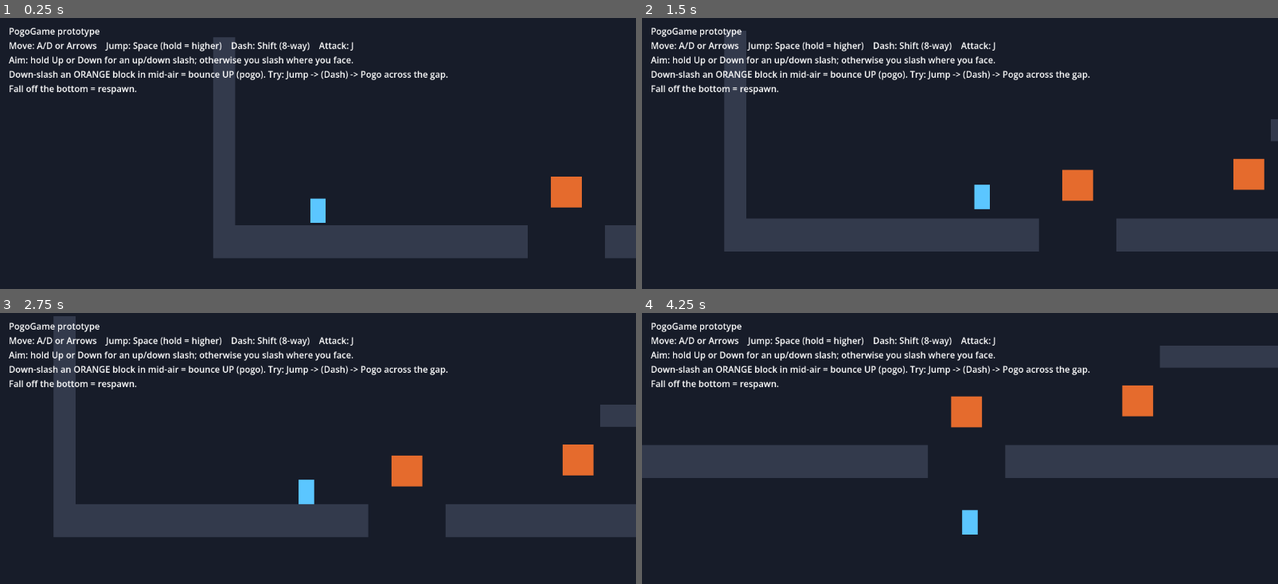
Above: before the commit, frames 1-4 (two rows, left to right).
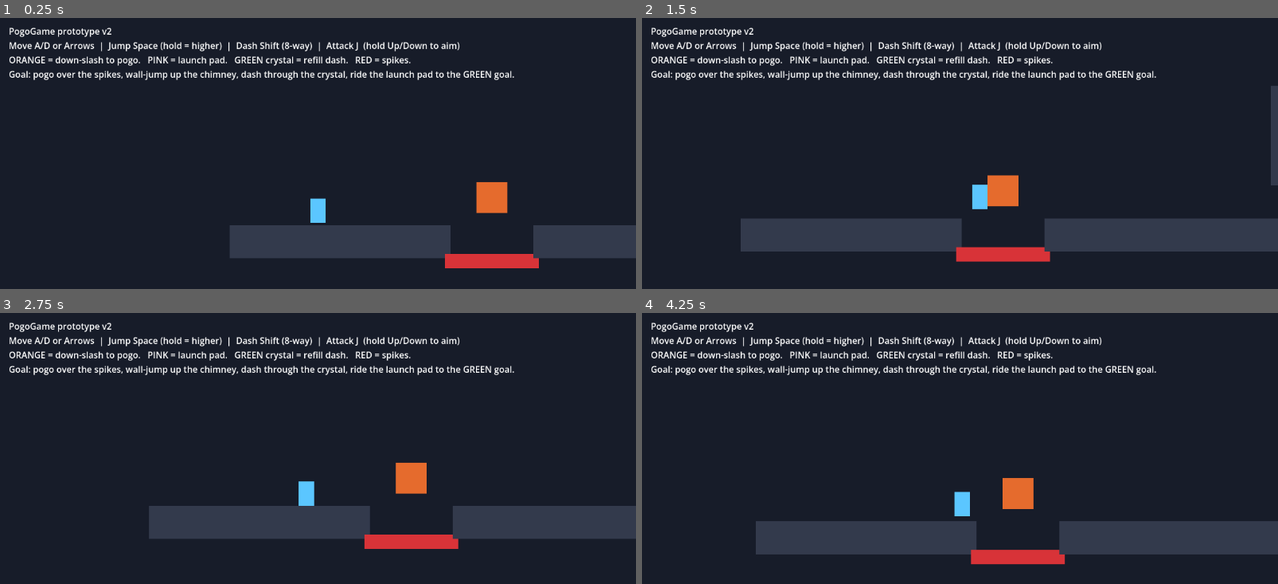
Above: after the commit, the same moments.

Repository: JL7024/PogoGame
Game: Godot game, scene res://Main.tscn
The game is run twice, just before and just after one commit, with the same random seed, the same clock (stepped at 60 frames per second) and the same inputs.
Inputs:
- Up to frame 1 (0.25 s): no input
- Up to frame 2 (1.5 s): hold D (right) from 0.53 s (still down); tap J (attack) at 0.6 s; tap Space (jump) at 0.77, 1.07 s; tap Shift (dash) at 0.8, 1.35 s
- Up to frame 3 (2.75 s): tap Space (jump) at 1.52, 1.55, 1.82, 2.1 s; release D (right) at 2.03 s; hold A (left) from 2.03 s (still down); tap J (attack) at 2.3 s
- Up to frame 4 (4.25 s): release A (left) at 2.78 s; hold D (right) from 2.78 s (still down); tap J (attack) at 2.85 s; tap Space (jump) at 3.02, 3.32, 3.77, 3.8, 4.07 s; tap Shift (dash) at 3.05, 3.6 s

The runs differ from the first frame. In frame 1, 11% of the frame differs, in the area x 1-96%, y 3-93%; in frame 2, 12%; in frame 3, 11%; in frame 4, 27%, in the area x 0-100%, y 3-93%.

Commit message:
v2: wall-jump, dash crystals, launch pads, spikes, full test course + juice

Diff:
--- a/Main.gd
+++ b/Main.gd
@@ -1,8 +1,8 @@
 extends Node2D
-# Builds the test level, sets up controls, and spawns the player — all in code
-# so there are no fragile scene files to hand-edit.
+# Builds the test course, controls, gadgets and HUD in code (no fragile scene files).
 
 var player: Player
+var hud: Label
 
 func _ready() -> void:
 	_setup_input()
@@ -10,7 +10,7 @@
 	_spawn_player()
 	_build_hud()
 
-# --- Controls (registered at runtime, so nothing to configure in the editor) ---
+# --- Controls (registered at runtime) ---
 func _setup_input() -> void:
 	_add_action("left",   [KEY_A, KEY_LEFT])
 	_add_action("right",  [KEY_D, KEY_RIGHT])
@@ -28,22 +28,34 @@
 		ev.physical_keycode = k
 		InputMap.action_add_event(act, ev)
 
-# --- Level geometry ---
+# --- The course (left -> right). Spacing may need a tuning pass after playtest. ---
 func _build_level() -> void:
 	var ground := Color(0.20, 0.23, 0.30)
-	_add_solid(Vector2(250, 470), Vector2(540, 60), ground)    # left floor  (x ~ -20..520)
-	_add_solid(Vector2(965, 470), Vector2(610, 60), ground)    # right floor (x ~ 660..1270)
-	_add_solid(Vector2(-30, 300), Vector2(40, 400), ground)    # left wall
-	_add_solid(Vector2(1090, 280), Vector2(300, 40), ground)   # high platform (top y ~ 260)
-	# Bounce blocks = the "机关" gadgets. Down-slash one in mid-air to pogo upward.
-	_add_bounce_block(Vector2(590, 380), Vector2(56, 56))      # over the gap
-	_add_bounce_block(Vector2(900, 360), Vector2(56, 56))      # to reach the high platform
+	# Start
+	_add_solid(Vector2(180, 470), Vector2(400, 60), ground)            # spawn floor
+	# C1: down-pogo across a spike gap
+	_add_spikes(Vector2(455, 505), Vector2(170, 26))
+	_add_bounce_block(Vector2(455, 390), Vector2(56, 56))
+	_add_solid(Vector2(800, 470), Vector2(540, 60), ground)            # landing + chimney base
+	# C2: wall-jump chimney — walk in under the left wall, then climb
+	_add_solid(Vector2(960, 290), Vector2(40, 180), ground)           # left wall (gap below it)
+	_add_solid(Vector2(1080, 305), Vector2(40, 270), ground)          # right wall
+	_add_solid(Vector2(1180, 180), Vector2(220, 40), ground)          # top exit ledge
+	# C3: dash through a refill crystal to cross a gap
+	_add_dash_crystal(Vector2(1370, 120))
+	_add_solid(Vector2(1500, 180), Vector2(220, 40), ground)          # far ledge
+	# C4: hit the launch pad, ride it up to the goal
+	_add_launch_pad(Vector2(1560, 142), Vector2(56, 24), Vector2(150, -780))
+	_add_solid(Vector2(1640, -60), Vector2(240, 40), ground)          # high goal ledge
+	_add_goal(Vector2(1640, -110), Vector2(64, 64))
 
 func _spawn_player() -> void:
 	player = Player.new()
 	player.position = Vector2(140, 360)
 	add_child(player)
+	player.cleared.connect(_on_cleared)
 
+# --- Builders ---
 func _add_solid(center: Vector2, size: Vector2, color: Color) -> StaticBody2D:
 	var s := StaticBody2D.new()
 	s.position = center
@@ -58,26 +70,54 @@
 	return s
 
 func _add_bounce_block(center: Vector2, size: Vector2) -> StaticBody2D:
-	var b := StaticBody2D.new()
-	b.position = center
+	var b := _add_solid(center, size, Color(0.90, 0.42, 0.18))   # orange
+	b.set_collision_layer_value(3, true)                          # bounceable
+	return b
+
+func _add_launch_pad(center: Vector2, size: Vector2, launch: Vector2) -> StaticBody2D:
+	var b := _add_solid(center, size, Color(0.85, 0.30, 0.55))   # pink
+	b.set_collision_layer_value(3, true)
+	b.set_meta("launch", launch)                                 # fixed launch velocity
+	return b
+
+func _add_spikes(center: Vector2, size: Vector2) -> Area2D:
+	return _add_area(center, size, Color(0.85, 0.20, 0.22), "hazard", 5)   # red, layer 5
+
+func _add_goal(center: Vector2, size: Vector2) -> Area2D:
+	return _add_area(center, size, Color(0.45, 0.90, 0.45), "goal", 5)     # bright green
+
+func _add_dash_crystal(center: Vector2) -> Area2D:
+	var a := _add_area(center, Vector2(30, 30), Color(0.40, 0.85, 0.55), "dash_crystal", 4)
+	a.set_meta("active", true)
+	return a
+
+func _add_area(center: Vector2, size: Vector2, color: Color, group: String, layer: int) -> Area2D:
+	var a := Area2D.new()
+	a.position = center
+	a.collision_layer = 0
+	a.collision_mask = 0
+	a.set_collision_layer_value(layer, true)
 	var cs := CollisionShape2D.new()
 	var r := RectangleShape2D.new()
 	r.size = size
 	cs.shape = r
-	b.add_child(cs)
-	b.add_child(_rect_poly(size, Color(0.90, 0.42, 0.18)))    # orange = bounceable
-	b.set_collision_layer_value(1, true)     # solid: you can stand on it / it blocks you
-	b.set_collision_layer_value(3, true)     # bounceable: the attack hitbox detects layer 3
-	add_child(b)
-	return b
+	a.add_child(cs)
+	a.add_child(_rect_poly(size, color))
+	a.add_to_group(group)
+	add_child(a)
+	return a
+
+func _on_cleared() -> void:
+	if hud:
+		hud.text = "CLEARED!  You chained pogo + wall-jump + dash-refill + launch pad.  (fall off to replay)"
 
 func _build_hud() -> void:
 	var cl := CanvasLayer.new()
 	add_child(cl)
-	var label := Label.new()
-	label.position = Vector2(16, 12)
-	label.text = "PogoGame prototype\nMove: A/D or Arrows    Jump: Space (hold = higher)    Dash: Shift (8-way)    Attack: J\nAim: hold Up or Down for an up/down slash; otherwise you slash where you face.\nDown-slash an ORANGE block in mid-air = bounce UP (pogo). Try: Jump -> (Dash) -> Pogo across the gap.\nFall off the bottom = respawn."
-	cl.add_child(label)
+	hud = Label.new()
+	hud.position = Vector2(16, 12)
+	hud.text = "PogoGame prototype v2\nMove A/D or Arrows  |  Jump Space (hold = higher)  |  Dash Shift (8-way)  |  Attack J  (hold Up/Down to aim)\nORANGE = down-slash to pogo.   PINK = launch pad.   GREEN crystal = refill dash.   RED = spikes.\nGoal: pogo over the spikes, wall-jump up the chimney, dash through the crystal, ride the launch pad to the GREEN goal."
+	cl.add_child(hud)
 
 func _rect_poly(size: Vector2, color: Color) -> Polygon2D:
 	var p := Polygon2D.new()
--- a/Player.gd
+++ b/Player.gd
@@ -1,9 +1,10 @@
 class_name Player
 extends CharacterBody2D
-# Celeste-style precise movement + a 4-directional attack that bounces you off
-# "bounceable" gadgets (the orange blocks). Tune the feel from the values below.
-
-# ─────────── Tunable feel parameters — edit, then press F5 to test ───────────
+# Celeste-style movement + a 4-directional attack that bounces you off
+# "bounceable" gadgets. v2 adds wall-jump, dash-refill crystals, launch pads,
+# spikes, and a bit of juice. Tune everything from the values below.
+
+# ─────────── Tunable feel parameters — edit, then press F5 ───────────
 @export_group("Run")
 @export var max_speed := 220.0
 @export var accel := 1800.0
@@ -13,34 +14,46 @@
 
 @export_group("Jump / Gravity")
 @export var jump_velocity := -430.0
-@export var rise_gravity := 1100.0     # gravity while moving up (lower = floatier rise)
-@export var fall_gravity := 1600.0     # gravity while falling (higher = snappier)
+@export var rise_gravity := 1100.0
+@export var fall_gravity := 1600.0
 @export var max_fall := 700.0
-@export var jump_cut_mult := 0.45      # variable height: cut up-speed when jump released early
-@export var coyote_time := 0.10        # can still jump shortly after leaving a ledge
-@export var jump_buffer := 0.12        # a jump press shortly before landing still counts
+@export var jump_cut_mult := 0.45
+@export var coyote_time := 0.10
+@export var jump_buffer := 0.12
+
+@export_group("Wall")
+@export var wall_slide_speed := 120.0
+@export var wall_jump_velocity := -430.0
+@export var wall_jump_push := 280.0
+@export var wall_jump_lock := 0.16
 
 @export_group("Dash")
 @export var dash_speed := 520.0
 @export var dash_time := 0.14
 @export var dash_cooldown := 0.10
 @export var max_dashes := 1
+@export var crystal_cooldown := 2.5
 
 @export_group("Attack / Pogo")
-@export var attack_time := 0.16        # how long the hitbox stays active
+@export var attack_time := 0.16
 @export var attack_cooldown := 0.22
-@export var pogo_up := -470.0          # down-slash hit  -> launch UP
-@export var pogo_down := 560.0         # up-slash hit    -> slam DOWN
-@export var pogo_side := 380.0         # side-slash hit  -> push the opposite way
-@export var bounce_lock := 0.12        # briefly keep bounce momentum (ignore friction)
+@export var pogo_up := -470.0
+@export var pogo_down := 560.0
+@export var pogo_side := 380.0
+@export var bounce_lock := 0.12
+
+@export_group("Juice")
+@export var shake_on_pogo := 7.0
+@export var shake_decay := 38.0
 
 @export_group("Looks")
 @export var body_size := Vector2(28, 44)
 @export var body_color := Color(0.36, 0.78, 1.0)
 
-const KILL_Y := 760.0
-
-# ─────────── State ───────────
+const KILL_Y := 900.0
+
+signal cleared
+
 var facing := 1.0
 var dashes_left := 1
 var dashing := false
@@ -49,6 +62,8 @@
 var attack_dir := Vector2.DOWN
 var bounced := false
 var spawn_point := Vector2.ZERO
+var was_on_floor := false
+var shake := 0.0
 
 var coyote_timer := 0.0
 var buffer_timer := 0.0
@@ -58,25 +73,27 @@
 var attack_cd_timer := 0.0
 var bounce_timer := 0.0
 
+var body_vis: Polygon2D
 var hitbox: Area2D
 var hitbox_shape: CollisionShape2D
 var hb_rect: RectangleShape2D
 var hitbox_vis: Polygon2D
+var sensor: Area2D
+var cam: Camera2D
 
 func _ready() -> void:
-	# body collision shape
 	var cs := CollisionShape2D.new()
 	var r := RectangleShape2D.new()
 	r.size = body_size
 	cs.shape = r
 	add_child(cs)
-	# body visual
-	add_child(_rect_poly(body_size, body_color))
-	# collision layers: player on layer 2, collides with solids on layer 1
+	body_vis = _rect_poly(body_size, body_color)
+	add_child(body_vis)
+	# layers: player on 2, collides with solids on 1
 	set_collision_layer_value(1, false)
 	set_collision_layer_value(2, true)
 	set_collision_mask_value(1, true)
-	# attack hitbox (detects bounceable gadgets on layer 3)
+	# attack hitbox detects bounceable gadgets on layer 3
 	hitbox = Area2D.new()
 	hitbox.monitoring = false
 	hitbox.collision_layer = 0
@@ -92,8 +109,21 @@
 	hitbox_vis.color = Color(1.0, 0.95, 0.4, 0.45)
 	hitbox_vis.visible = false
 	add_child(hitbox_vis)
-	# camera follows the player
-	var cam := Camera2D.new()
+	# sensor for pickups (layer 4) and hazards/goal (layer 5)
+	sensor = Area2D.new()
+	sensor.collision_layer = 0
+	sensor.collision_mask = 0
+	sensor.set_collision_mask_value(4, true)
+	sensor.set_collision_mask_value(5, true)
+	var ss := CollisionShape2D.new()
+	var sr := RectangleShape2D.new()
+	sr.size = body_size
+	ss.shape = sr
+	sensor.add_child(ss)
+	add_child(sensor)
+	sensor.area_entered.connect(_on_sensor_area)
+	# camera
+	cam = Camera2D.new()
 	cam.position_smoothing_enabled = true
 	cam.position_smoothing_speed = 9.0
 	add_child(cam)
@@ -107,6 +137,7 @@
 		_do_dash(delta)
 	else:
 		_do_move(delta)
+	_update_juice(delta)
 	if global_position.y > KILL_Y:
 		_respawn()
 
@@ -121,7 +152,6 @@
 	var dir := Input.get_axis("left", "right")
 	if dir != 0.0:
 		facing = signf(dir)
-	# horizontal control (skipped briefly after a bounce so momentum carries)
 	if bounce_timer > 0.0:
 		pass
 	elif dir != 0.0:
@@ -136,24 +166,39 @@
 	else:
 		velocity.y += fall_gravity * delta
 	velocity.y = minf(velocity.y, max_fall)
+	# wall slide (pressing into the wall while falling)
+	var on_wall := is_on_wall_only()
+	if on_wall and velocity.y > 0.0 and dir != 0.0 and signf(dir) == -signf(get_wall_normal().x):
+		velocity.y = minf(velocity.y, wall_slide_speed)
 	# grounded refills
 	if is_on_floor():
 		coyote_timer = coyote_time
 		dashes_left = max_dashes
-	# jump with buffer + coyote time
+	# jump: ground/coyote first, otherwise wall jump
 	if Input.is_action_just_pressed("jump"):
 		buffer_timer = jump_buffer
 	if buffer_timer > 0.0 and coyote_timer > 0.0:
 		velocity.y = jump_velocity
 		buffer_timer = 0.0
 		coyote_timer = 0.0
-	# variable jump height
+	elif buffer_timer > 0.0 and on_wall:
+		var n := get_wall_normal()
+		velocity.y = wall_jump_velocity
+		velocity.x = n.x * wall_jump_push
+		bounce_timer = wall_jump_lock
+		buffer_timer = 0.0
+		dashes_left = max_dashes
 	if Input.is_action_just_released("jump") and velocity.y < 0.0:
 		velocity.y *= jump_cut_mult
-	# dash
 	if Input.is_action_just_pressed("dash") and dashes_left > 0 and dash_cd_timer <= 0.0:
 		_start_dash()
 	move_and_slide()
+	_check_land()
+
+func _check_land() -> void:
+	if not was_on_floor and is_on_floor():
+		_squash(Vector2(1.22, 0.8))
+	was_on_floor = is_on_floor()
 
 func _start_dash() -> void:
 	var d := Vector2(Input.get_axis("left", "right"), Input.get_axis("up", "down"))
@@ -169,6 +214,7 @@
 	dash_timer -= delta
 	velocity = dash_dir * dash_speed
 	move_and_slide()
+	_check_land()
 	if dash_timer <= 0.0:
 		dashing = false
 		velocity.x = clampf(velocity.x, -max_speed, max_speed)
@@ -188,7 +234,6 @@
 			hitbox_vis.visible = false
 
 func _start_attack() -> void:
-	# aim: hold Down/Up for a down/up slash, otherwise slash where you face
 	if Input.is_action_pressed("down"):
 		attack_dir = Vector2.DOWN
 	elif Input.is_action_pressed("up"):
@@ -205,7 +250,6 @@
 	else:
 		hb_rect.size = Vector2(34, 40)
 		hitbox_shape.position = Vector2(reach * attack_dir.x, 0)
-	# match the visible swing rectangle to the hitbox
 	var hx := hb_rect.size.x * 0.5
 	var hy := hb_rect.size.y * 0.5
 	var c := hitbox_shape.position
@@ -223,25 +267,62 @@
 	var bodies := hitbox.get_overlapping_bodies()
 	if bodies.is_empty():
 		return
+	var hit: Node = bodies[0]
 	bounced = true
-	dashing = false                 # a dash can cancel straight into a pogo
-	dashes_left = max_dashes         # refill dash on a pogo (rewards chaining)
+	dashing = false
+	dashes_left = max_dashes
 	bounce_timer = bounce_lock
-	if attack_dir == Vector2.DOWN:
+	if hit.has_meta("launch"):
+		velocity = hit.get_meta("launch")
+		bounce_timer = maxf(bounce_timer, 0.18)
+	elif attack_dir == Vector2.DOWN:
 		velocity.y = pogo_up
 	elif attack_dir == Vector2.UP:
 		velocity.y = pogo_down
-	elif attack_dir.x > 0.0:         # hit something on the right -> pushed left
+	elif attack_dir.x > 0.0:
 		velocity.x = -pogo_side
-	else:                            # hit something on the left -> pushed right
+	else:
 		velocity.x = pogo_side
-	# squash feedback on whatever we hit
-	var hit := bodies[0]
+	shake = shake_on_pogo
+	_squash(Vector2(0.8, 1.25))
 	if hit is Node2D:
 		var n := hit as Node2D
 		n.scale = Vector2(1.25, 0.78)
 		var tw := create_tween()
 		tw.tween_property(n, "scale", Vector2.ONE, 0.16)
+
+func _on_sensor_area(area: Area2D) -> void:
+	if area.is_in_group("hazard"):
+		_respawn()
+	elif area.is_in_group("goal"):
+		cleared.emit()
+	elif area.is_in_group("dash_crystal") and area.get_meta("active", true):
+		dashes_left = max_dashes
+		_consume_crystal(area)
+
+func _consume_crystal(area: Area2D) -> void:
+	area.set_meta("active", false)
+	area.modulate = Color(1, 1, 1, 0.2)
+	get_tree().create_timer(crystal_cooldown).timeout.connect(_reactivate_crystal.bind(area))
+
+func _reactivate_crystal(area: Area2D) -> void:
+	if is_instance_valid(area):
+		area.set_meta("active", true)
+		area.modulate = Color(1, 1, 1, 1)
+
+func _update_juice(delta: float) -> void:
+	if shake > 0.0:
+		shake = maxf(0.0, shake - shake_decay * delta)
+		cam.offset = Vector2(randf_range(-shake, shake), randf_range(-shake, shake))
+	else:
+		cam.offset = Vector2.ZERO
+
+func _squash(s: Vector2) -> void:
+	if body_vis == null:
+		return
+	body_vis.scale = s
+	var tw := create_tween()
+	tw.tween_property(body_vis, "scale", Vector2.ONE, 0.14)
 
 func _respawn() -> void:
 	global_position = spawn_point
Not shown, added: Main.gd.uid
Not shown, added: Player.gd.uid
Not shown, added: .gitignore
